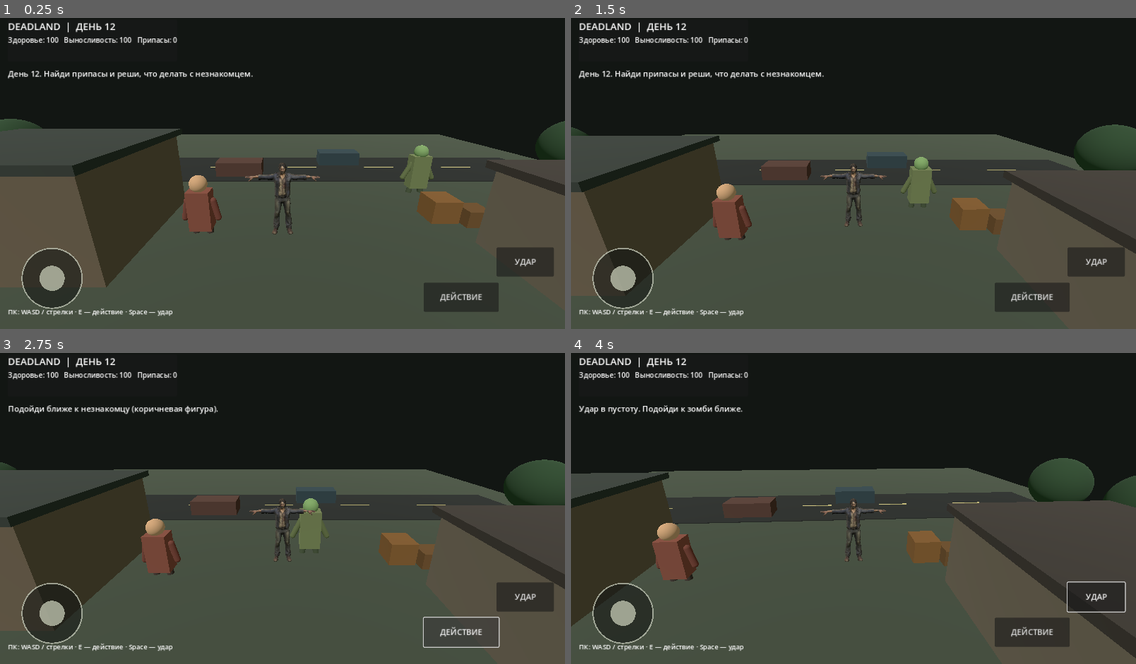
Above: before the commit, frames 1-4 (two rows, left to right).
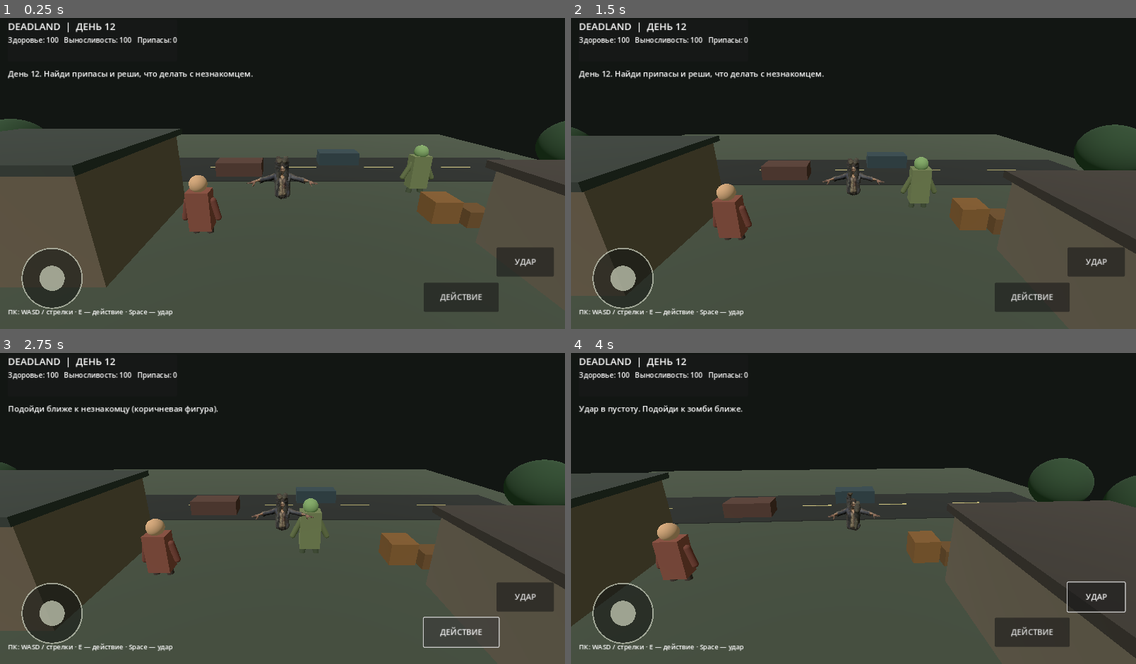
Above: after the commit, the same moments.

Repository: mapsmax32-ui/Deadland
Game: Godot game, scene res://Main.tscn
Same seed, same stepped clock (60 frames per second), same inputs: the game is played once before the commit and once after it.
Inputs (mouse positions are in pixels of both pictures, inside the frame that each line leads up to):
- Up to frame 1 (0.25 s): no input
- Up to frame 2 (1.5 s): tap Enter at 0.5 s; drag from (621, 279) to (910, 101) at 0.52 s; drag from (740, 185) to (825, 232) at 1.27 s
- Up to frame 3 (2.75 s): click "ДЕЙСТВИЕ" at 2 s
- Up to frame 4 (4 s): click "УДАР" at 2.75 s; tap Space (attack) at 3.5, 3.6 s; move the mouse to (910, 436) at 3.52 s; hold D (move_right) from 3.53 s (still down)

The runs differ from the first frame. In frame 1, 0.3% of the frame differs, in the area x 43-57%, y 44-70%; in frame 2, 0.3%; in frame 3, 0.3%; in frame 4, 0.3%.

Commit message:
Add procedural idle and walk animations

Diff:
--- a/scripts/main.gd
+++ b/scripts/main.gd
@@ -14,6 +14,10 @@
 var zombie: CharacterBody3D
 var zombie_speed := 1.5
 var game_over := false
+var player_skeleton: Skeleton3D
+var animation_bones := {}
+var animation_phase := 0.0
+var walk_blend := 0.0
 
 func _ready() -> void:
     _make_world()
@@ -28,6 +32,7 @@
     if game_over:
         return
     _update_camera()
+    _animate_survivor(delta)
     _update_zombie(delta)
     _update_status()
     if Input.is_action_just_pressed("interact"):
@@ -87,6 +92,8 @@
             character_model.position = Vector3(0, -0.8, 0)
             character_model.scale = Vector3.ONE
             player.add_child(character_model)
+            player_skeleton = _find_skeleton(character_model)
+            _cache_animation_bones()
         else:
             _make_fallback_player_visual()
     else:
@@ -104,6 +111,56 @@
     add_child(camera)
     camera.current = true
     _update_camera()
+
+func _find_skeleton(node: Node) -> Skeleton3D:
+    if node is Skeleton3D:
+        return node
+    for child in node.get_children():
+        var found := _find_skeleton(child)
+        if found != null:
+            return found
+    return null
+
+func _cache_animation_bones() -> void:
+    if player_skeleton == null:
+        return
+    animation_bones = {
+        "left_arm": -1,
+        "right_arm": -1,
+        "left_leg": -1,
+        "right_leg": -1
+    }
+    for i in range(player_skeleton.get_bone_count()):
+        var bone_name := player_skeleton.get_bone_name(i).to_lower()
+        if bone_name.contains("leftarm") and not bone_name.contains("forearm"):
+            animation_bones["left_arm"] = i
+        elif bone_name.contains("rightarm") and not bone_name.contains("forearm"):
+            animation_bones["right_arm"] = i
+        elif bone_name.contains("leftupleg"):
+            animation_bones["left_leg"] = i
+        elif bone_name.contains("rightupleg"):
+            animation_bones["right_leg"] = i
+
+func _animate_survivor(delta: float) -> void:
+    if player_skeleton == null or not is_instance_valid(player):
+        return
+    var horizontal_speed := Vector2(player.velocity.x, player.velocity.z).length()
+    var target_walk_blend := 1.0 if horizontal_speed > 0.15 else 0.0
+    walk_blend = move_toward(walk_blend, target_walk_blend, delta * 5.0)
+    animation_phase += delta * (2.0 + walk_blend * 7.0)
+    var stride := sin(animation_phase) * walk_blend
+    _pose_bone("left_arm", Vector3(0, 0, 1), 0.48 + stride * 0.38)
+    _pose_bone("right_arm", Vector3(0, 0, 1), -0.48 - stride * 0.38)
+    _pose_bone("left_leg", Vector3(1, 0, 0), stride * 0.48)
+    _pose_bone("right_leg", Vector3(1, 0, 0), -stride * 0.48)
+
+func _pose_bone(bone_key: String, axis: Vector3, angle: float) -> void:
+    var bone_index: int = animation_bones.get(bone_key, -1)
+    if bone_index >= 0:
+        player_skeleton.set_bone_pose_rotation(
+            bone_index,
+            Quaternion(axis, angle)
+        )
 
 func _make_fallback_player_visual() -> void:
     # Temporary placeholder until assets/models/characters/survivor.glb is copied into the project.
